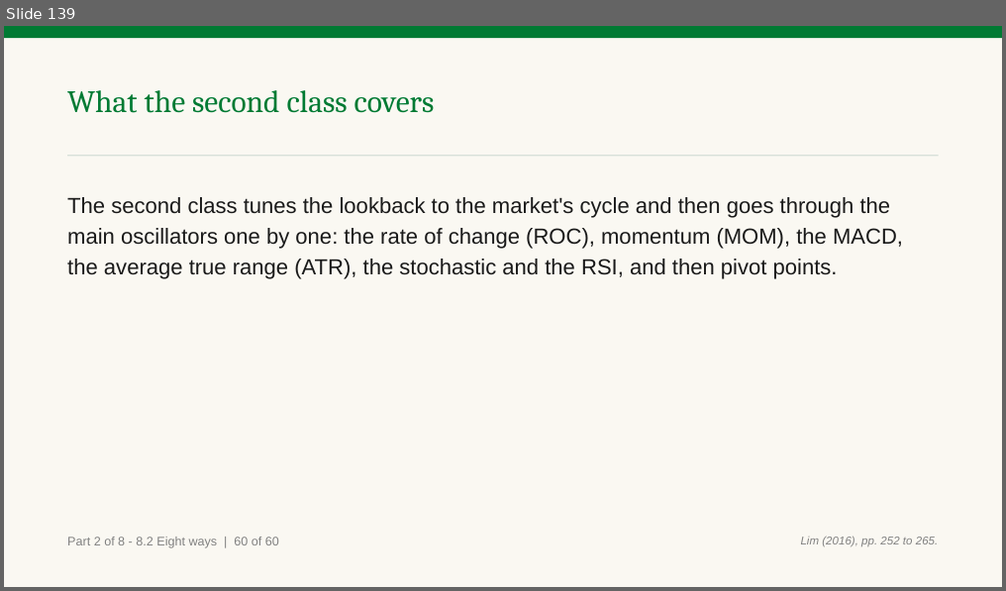
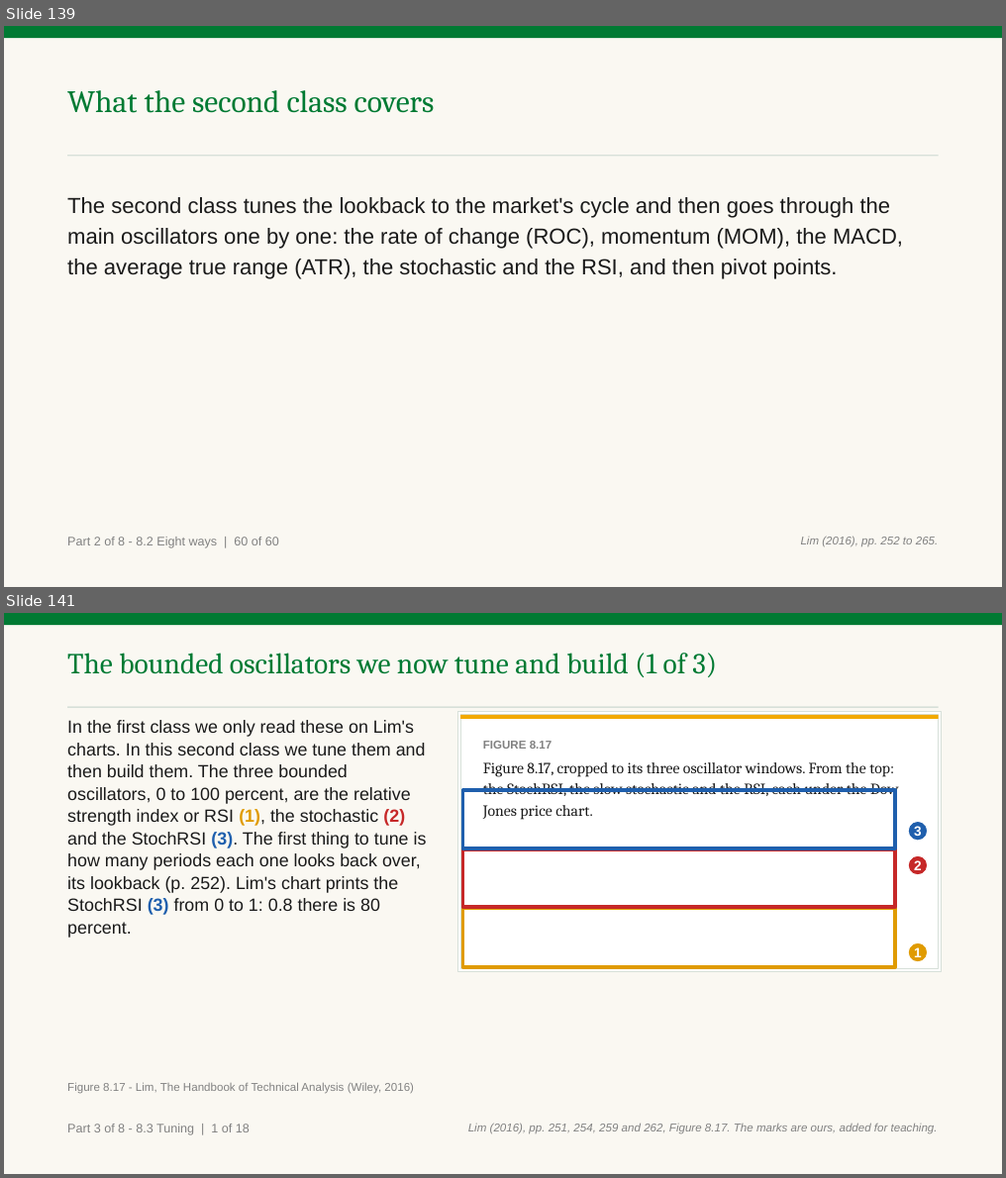
Before and after one commit to benjiesotelo-sudo/Telos_FIN1209, a slide deck: chapter-08/FIN1209-Chapter-08.pptx. Shown one above the other, each under a label of ours: slide 139 before the commit, slides 139 and 141 after it; the slides between them are not shown. The pictures are 1006x591 and 1006x1178 pixels, drawn with LibreOffice and Linux fonts; fonts in the diff are those of the drawing. Boxes give left, top, right and bottom in pixels: in the first picture for what was removed or moved away, otherwise in the second. Text is boxed around its words. In the diff, an @@ line names an element or a change of style, - is before the commit and + after.

Commit message:
Chapter 8 second class: 8.3 to 8.8 written by hand (130 slides, 12 checks, 53 charts), run card, whole-chapter and student editions

```diff
--- a/chapter-08/FIN1209-Chapter-08.pptx
+++ b/chapter-08/FIN1209-Chapter-08.pptx
@@ slide 141 added at bbox=[4, 613, 1002, 1174], background #FFFFFF @@
@@ rectangle added at bbox=[4, 613, 1002, 1174], fill #FAF8F2 @@
@@ rectangle added at bbox=[4, 613, 1002, 625], fill #007A33 @@
@@ text added at bbox=[67, 653, 717, 677], 28 pt, text #007A33 @@
+The bounded oscillators we now tune and build (1 of 3)
@@ rectangle added at bbox=[67, 707, 939, 708], fill #D7E0D9 @@
@@ text added at bbox=[67, 720, 427, 938], 17 pt, text #1A1A1A @@
+In the first class we only read these on Lim's charts. In this second class we tune them and then build them. The three bounded oscillators, 0 to 100 percent, are the relative strength index or RSI (1), the stochastic (2) and the StochRSI (3). The first thing to tune is how many periods each one looks back over, its lookback (p. 252). Lim's chart prints the StochRSI (3) from 0 to 1: 0.8 there is 80 percent.
@@ rectangle added at bbox=[457, 712, 942, 972], fill #FFFFFF, outline #D7E0D9 1 pt @@
@@ rectangle added at bbox=[460, 715, 939, 969], fill #FFFFFF, outline #D7E0D9 1 pt @@
@@ rectangle added at bbox=[460, 715, 939, 719], fill #F2A900 @@
@@ text added at bbox=[483, 741, 899, 820], 15 pt, text #1A1A1A @@
+FIGURE 8.17
+Figure 8.17, cropped to its three oscillator windows. From the top: the StochRSI, the slow stochastic and the RSI, each under the Dow Jones price chart.
@@ rectangle added at bbox=[463, 790, 896, 849], outline #1F5FAD 3.5 pt @@
@@ rectangle added at bbox=[463, 850, 896, 907], outline #C62828 3.5 pt @@
@@ ellipse added at bbox=[908, 821, 928, 841], fill #1F5FAD, outline #FFFFFF 1 pt, 13 pt, text #FFFFFF, bold @@
+3
@@ ellipse added at bbox=[908, 856, 928, 875], fill #C62828, outline #FFFFFF 1 pt, 13 pt, text #FFFFFF, bold @@
+2
@@ rectangle added at bbox=[463, 909, 896, 967], outline #E09B00 3.5 pt @@
@@ ellipse added at bbox=[908, 943, 928, 962], fill #E09B00, outline #FFFFFF 1 pt, 13 pt, text #FFFFFF, bold @@
+1
@@ text added at bbox=[67, 1082, 414, 1094], 11 pt, text #818181 @@
+Figure 8.17 - Lim, The Handbook of Technical Analysis (Wiley, 2016)
@@ text added at bbox=[67, 1124, 250, 1136], 12 pt, text #818181 @@
+Part 3 of 8 - 8.3 Tuning | 1 of 18
@@ text added at bbox=[468, 1123, 938, 1135], 11 pt, text #818181, italic @@
+Lim (2016), pp. 251, 254, 259 and 262, Figure 8.17. The marks are ours, added for teaching.
```
Also in this commit, not shown: 12 slides changed, 126 other slides added, 17 other files.
